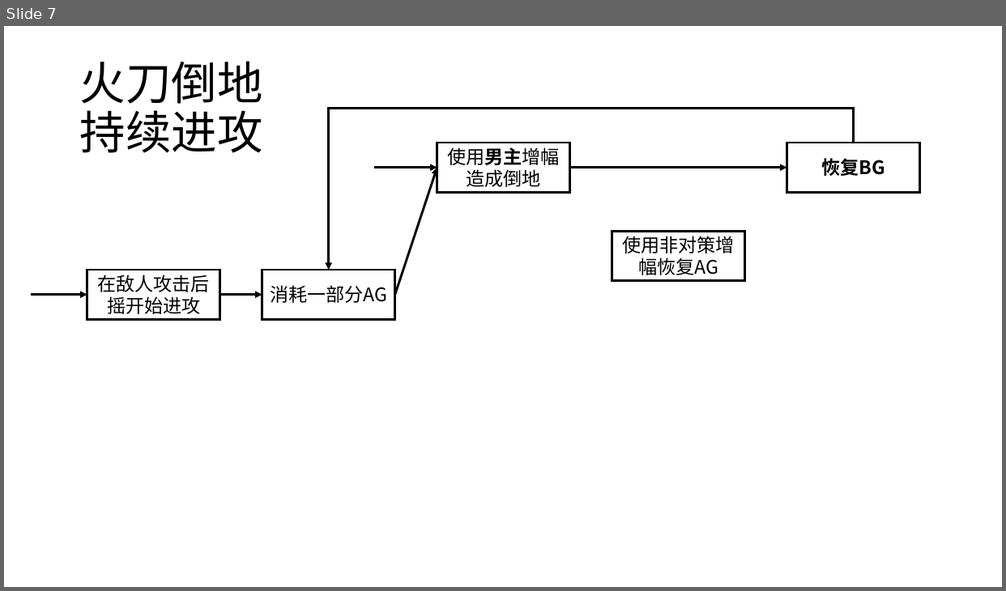
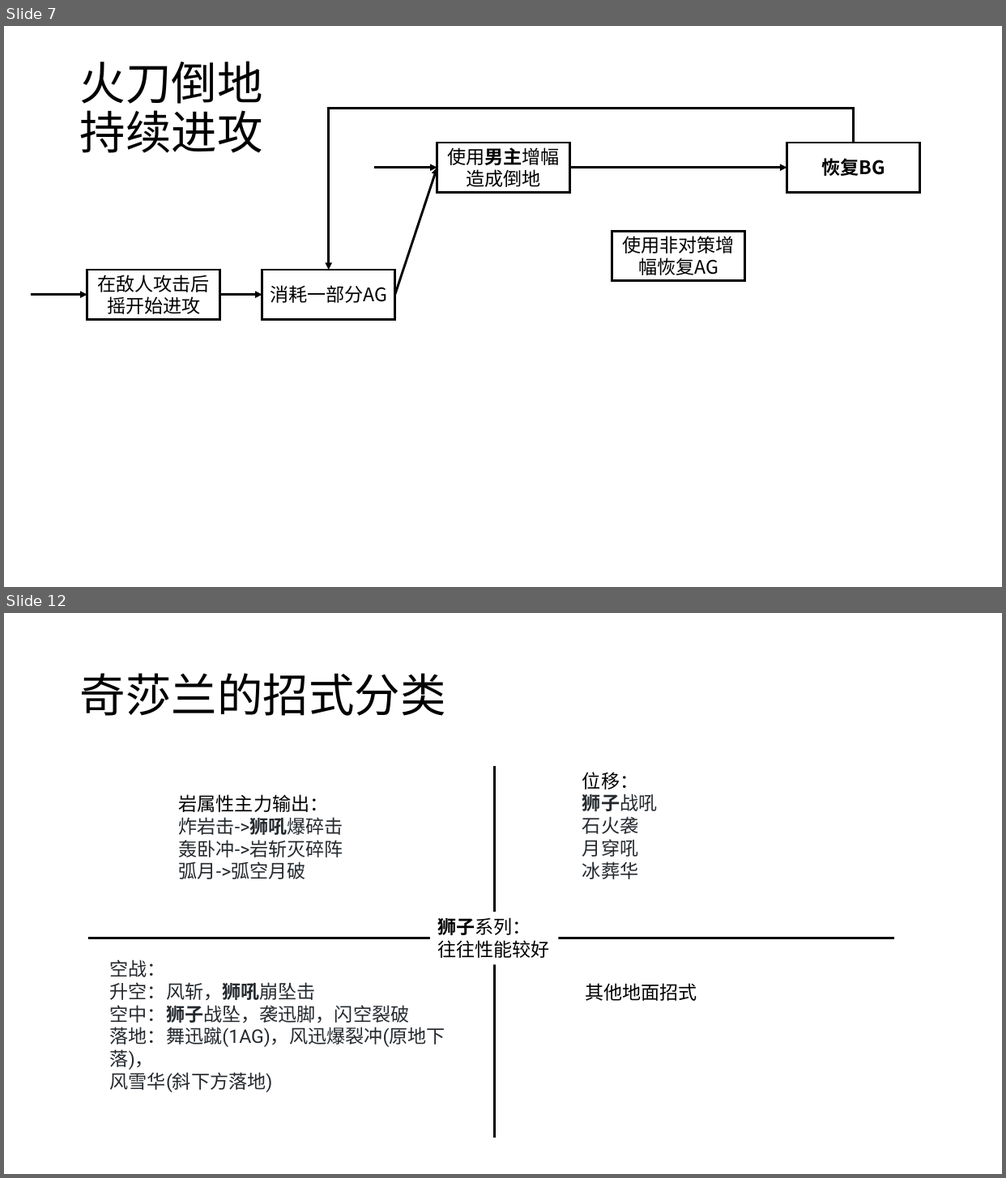
Before and after one commit to GameData-by-Darkbblue/Tales-of-Arise, a slide deck: 图示.pptx. Shown one above the other, each under a label of ours: slide 7 before the commit, slides 7 and 12 after it; the slides between them are not shown. The pictures are 1006x591 and 1006x1178 pixels, drawn with LibreOffice and Linux fonts; fonts in the diff are those of the drawing. Boxes give left, top, right and bottom in pixels: in the first picture for what was removed or moved away, otherwise in the second. Text is boxed around its words. In the diff, an @@ line names an element or a change of style, - is before the commit and + after.

```diff
--- a/图示.pptx
+++ b/图示.pptx
@@ slide 12 added at <box>4,613,1002,1174</box>, background #FFFFFF @@
@@ title added at <box>80,673,446,716</box>, 44 pt, text #000000 @@
+奇莎兰的招式分类
@@ line added from (494, 766) to (494, 1138), #000000 2.25 pt @@
@@ text added at <box>582,772,657,879</box>, 18 pt, text #24292E @@
+位移：
+狮子战吼
+石火袭
+月穿吼
+冰葬华
@@ text added at <box>179,794,343,879</box>, 18 pt, text #24292E @@
+岩属性主力输出：
+炸岩击->狮吼爆碎击
+轰卧冲->岩斩灭碎阵
+弧月->弧空月破
@@ text added at <box>437,918,550,958</box>, 18 pt, text #000000 @@
+狮子系列：
+往往性能较好
@@ line added from (88, 939) to (895, 939), #000000 2.25 pt @@
@@ text added at <box>110,960,445,1093</box>, 18 pt, text #24292E @@
+空战：
+升空：风斩，狮吼崩坠击
+空中：狮子战坠，袭迅脚，闪空裂破
+落地：舞迅蹴(1AG)，风迅爆裂冲(原地下落)，
+风雪华(斜下方落地)
@@ text added at <box>585,983,697,1001</box>, 18 pt, text #000000 @@
+其他地面招式
```
Also in this commit, not shown: 1 slide changed, 3 other slides added, 1 other file.
